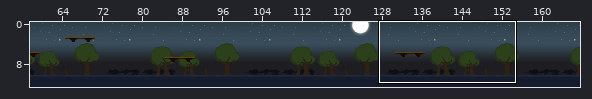
Two states of a Tiled map, android/assets/levels/Level7.tmx. Above: a wide view before the commit, with the close-up outlined.
Close-up. Earlier state:
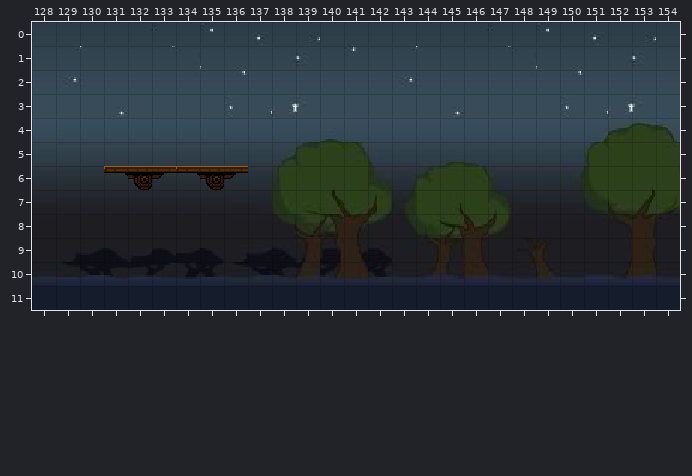
Cells are 16x16 px. Shown: x 128..154, y 0..11. The commit also changed other parts of the map, which this record leaves out.
Once edited:
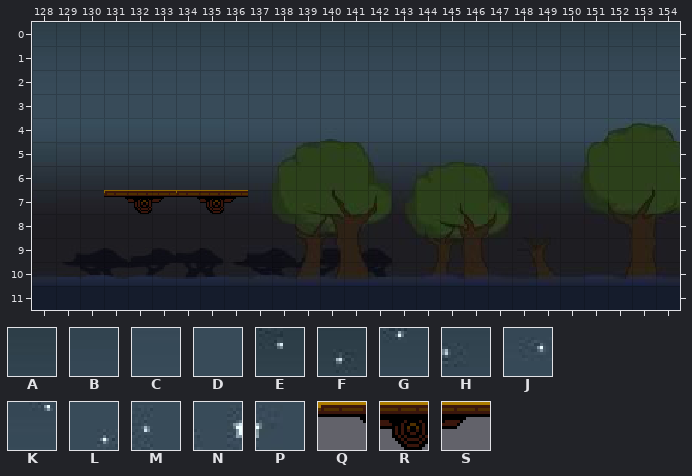
Key: from "3_Wall": A 134, B 169, C 204, D 239, E 863, F 865, G 890, H 902, J 927, K 934, L 964, M 969, N 971, P 972; from "MovingPlatform_8": Q 0, R 1, S 2.
_ is an empty cell.
Difference:
{"where": "layer \"Background\""}
{"y":0,"x":135,"old":"E","new":"A"}
{"y":0,"x":137,"old":"F","new":"A"}
{"y":0,"x":149,"old":"E","new":"A"}
{"y":0,"x":151,"old":"F","new":"A"}
{"y":1,"x":139,"old":"H","new":"B"}
{"y":1,"x":141,"old":"G","new":"B"}
{"y":1,"x":153,"old":"H","new":"B"}
{"y":2,"x":129,"old":"J","new":"C"}
{"y":2,"x":136,"old":"K","new":"C"}
{"y":2,"x":143,"old":"J","new":"C"}
{"y":2,"x":150,"old":"K","new":"C"}
{"y":3,"x":131,"old":"L","new":"D"}
{"y":3,"x":136,"old":"M","new":"D"}
{"y":3,"x":138,"old":"NP","new":"DD"}
{"y":3,"x":145,"old":"L","new":"D"}
{"y":3,"x":150,"old":"M","new":"D"}
{"y":3,"x":152,"old":"NP","new":"DD"}
{"where": "layer \"Texture\""}
{"y":6,"x":131,"old":"QRSQRS","new":"______"}
{"y":7,"x":131,"old":"______","new":"QRSQRS"}
